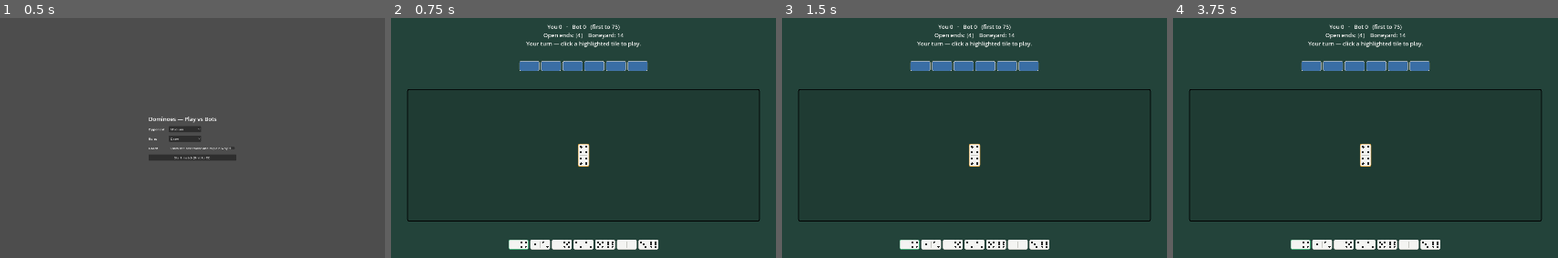
Above: before the commit, frames 1-4 (left to right).
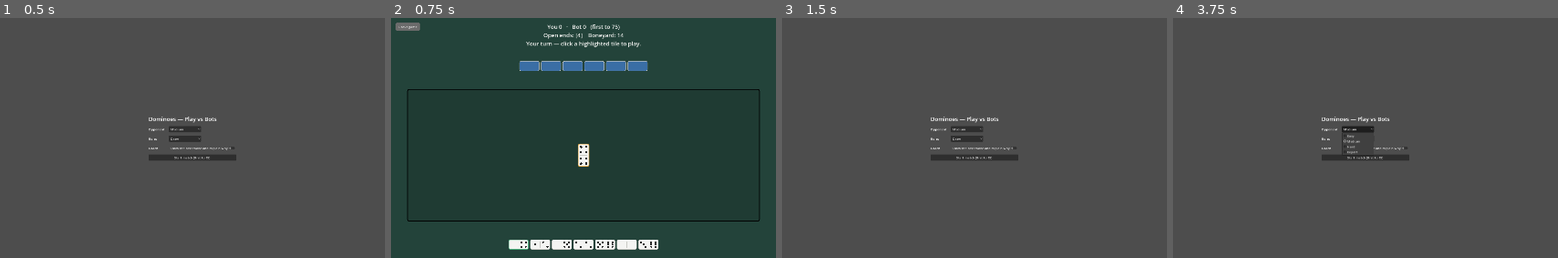
Above: after the commit, the same moments.

Repository: malgadir11/dominoes
Game: Godot game, scene res://scenes/game.tscn
Two runs of this game, one before a commit and one after it. Both use one fixed random seed, a clock stepped at 60 frames per second and the inputs below.
Inputs (mouse positions are in pixels of both pictures, inside the frame that each line leads up to):
- Up to frame 1 (0.5 s): no input
- Up to frame 2 (0.75 s): click "Start match (first to 75)" at 0.5 s
- Up to frame 3 (1.5 s): click (797, 27) at 1.25 s, where only the run after the commit has a clickable "Leave game"
- Up to frame 4 (3.75 s): click (1365, 157) at 2 s, where only the run after the commit has a clickable "Start match (first to 75)"; click (1188, 27) at 2.75 s, where only the run after the commit has a clickable "Leave game"; click (1357, 128) at 3.5 s, where only the run after the commit has a clickable "Medium"

Frame 1 is identical in both runs. In frame 2, 0.2% of the frame differs, in the area x 1-8%, y 1-6%; in frame 3, 99%; in frame 4, 99%, in the area x 0-100%, y 0-100%.

Commit message:
Add temporary grey Leave-game button (top-left) returning to setup
Marked FILLER: becomes a proper pause/quit flow when the real main menu
lands. Leaving mid-bot-turn is safe — _run_bot re-checks the state after
each think delay and bails if the player has left.

Co-Authored-By: Claude Opus 4.8 <noreply@anthropic.com>

Diff:
--- a/scripts/ui/game.gd
+++ b/scripts/ui/game.gd
@@ -262,6 +262,26 @@
 	_banner_label.mouse_filter = Control.MOUSE_FILTER_IGNORE
 	pad.add_child(_banner_label)
 
+	# TEMP: grey "Leave game" button, top-left — returns to the setup screen.
+	# FILLER until the real main menu exists (then this becomes a proper
+	# pause/quit flow with themed art).
+	var leave := Button.new()
+	leave.text = "Leave game"
+	leave.add_theme_font_size_override("font_size", 16)
+	leave.add_theme_color_override("font_color", Color("e0e0e0"))
+	for style_name in ["normal", "hover", "pressed"]:
+		var sb := StyleBoxFlat.new()
+		sb.bg_color = Color("6b6b6b") if style_name == "normal" else (Color("7d7d7d") if style_name == "hover" else Color("5a5a5a"))
+		sb.set_corner_radius_all(6)
+		for side in ["left", "right"]:
+			sb.set("content_margin_" + side, 14)
+		for side in ["top", "bottom"]:
+			sb.set("content_margin_" + side, 8)
+		leave.add_theme_stylebox_override(style_name, sb)
+	leave.position = Vector2(24, 24)
+	leave.pressed.connect(_on_leave_pressed)
+	_game_root.add_child(leave)
+
 
 func _big_button(text: String) -> Button:
 	var b := Button.new()
@@ -284,6 +304,13 @@
 	_state = State.SETUP
 	_setup_root.visible = true
 	_game_root.visible = false
+
+
+func _on_leave_pressed() -> void:
+	# Abandon the match and return to the setup screen. Setting SETUP also makes
+	# a mid-turn _run_bot loop bail at its next wake-up (it checks the state).
+	_clear_selection()
+	_show_setup()
 
 
 func _on_start_pressed() -> void:
@@ -334,6 +361,8 @@
 	_render()
 	while not _round.finished and _round.current == BOT:
 		await get_tree().create_timer(BOT_DELAY).timeout
+		if _state != State.BOT_TURN:
+			return  # the player left the game while we were thinking
 		var moves := _round.legal_moves()
 		if moves.is_empty():
 			if _variant == Round.Variant.DRAW and not _round.boneyard_empty():
--- a/tests/test_game_ui.gd
+++ b/tests/test_game_ui.gd
@@ -165,6 +165,17 @@
 		failed += 1
 		print("  FAIL  coach hint missing (marked=%s text='%s')" % [marked, coach_label.text])
 
+	# Leave game: mid-match, the temp top-left button returns to the setup screen.
+	scene.call("_on_leave_pressed")
+	var setup_visible: bool = scene.get("_setup_root").visible
+	var game_hidden: bool = not scene.get("_game_root").visible
+	if setup_visible and game_hidden and int(scene.get("_state")) == 0:  # State.SETUP
+		passed += 1
+		print("  PASS  leave game returns to the setup screen")
+	else:
+		failed += 1
+		print("  FAIL  leave game didn't reach setup (setup=%s game_hidden=%s state=%s)" % [setup_visible, game_hidden, scene.get("_state")])
+
 	print("\nPassed: %d   Failed: %d" % [passed, failed])
 	quit(0 if failed == 0 else 1)
 
